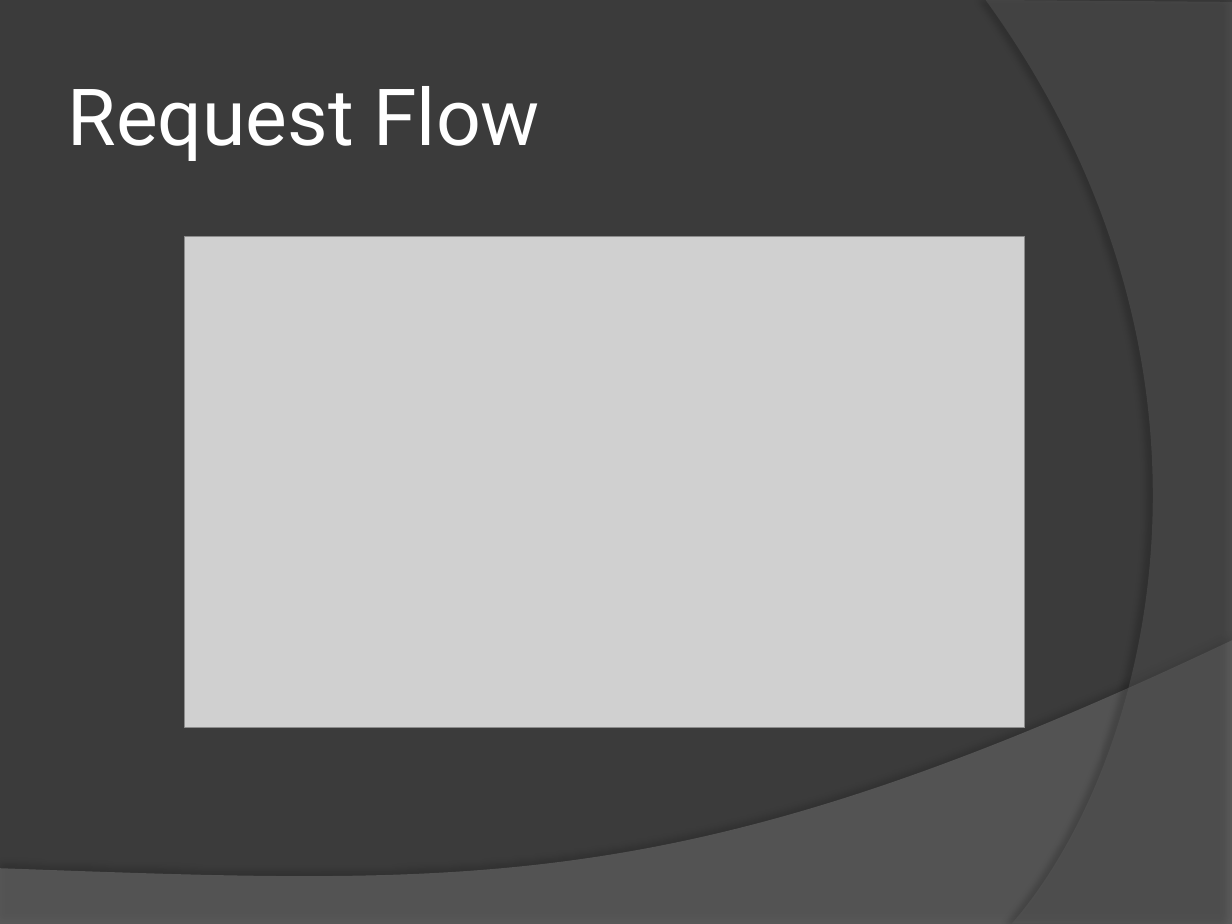
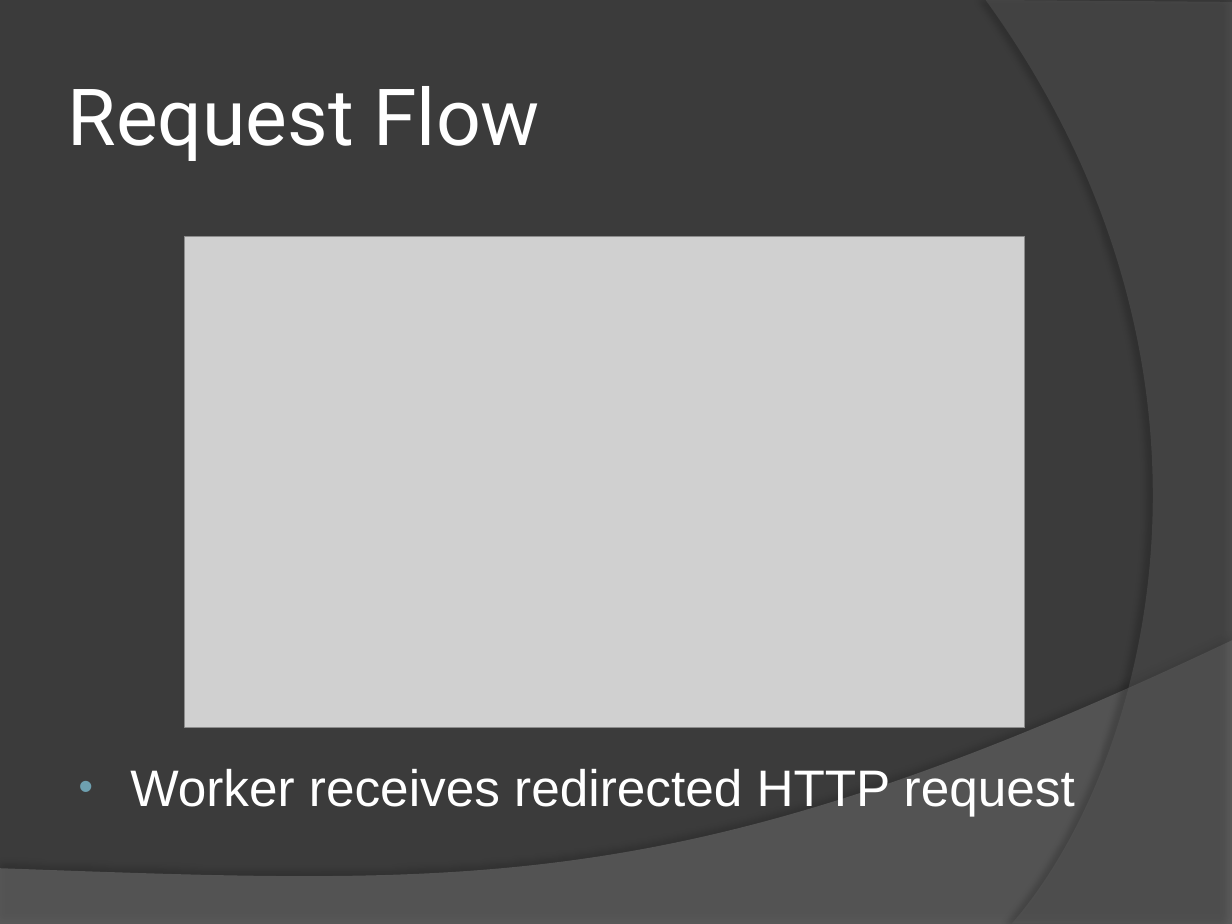
Before and after one commit to 15418-Awesome-Server/Awesome-Web-Server, a slide deck: slide 7 of Awesome Web Server.pptx. Drawn at 1232x924 pixels with LibreOffice and Linux fonts; fonts in the diff are those of the drawing; grey boxes stand for pictures. Boxes give left, top, right and bottom in pixels: in the first picture for what was removed or moved away, otherwise in the second. Text is boxed around its words. In the diff, an @@ line names an element or a change of style, - is before the commit and + after.

```diff
--- a/Awesome Web Server.pptx
+++ b/Awesome Web Server.pptx
@@ freeform shape at bbox=[986, 0, 1232, 924]: fill #5E5E5E at 40% opacity to #5F5F5F at 40% opacity @@
@@ freeform shape at bbox=[0, 641, 1232, 924]: fill #7F7F7F at 45% opacity to #808080 at 45% opacity @@
@@ text added at bbox=[130, 769, 1075, 816], 30 pt, text #FFFFFF @@
+• Worker receives redirected HTTP request
```
Also in this commit, not shown: 16 other slides changed.
